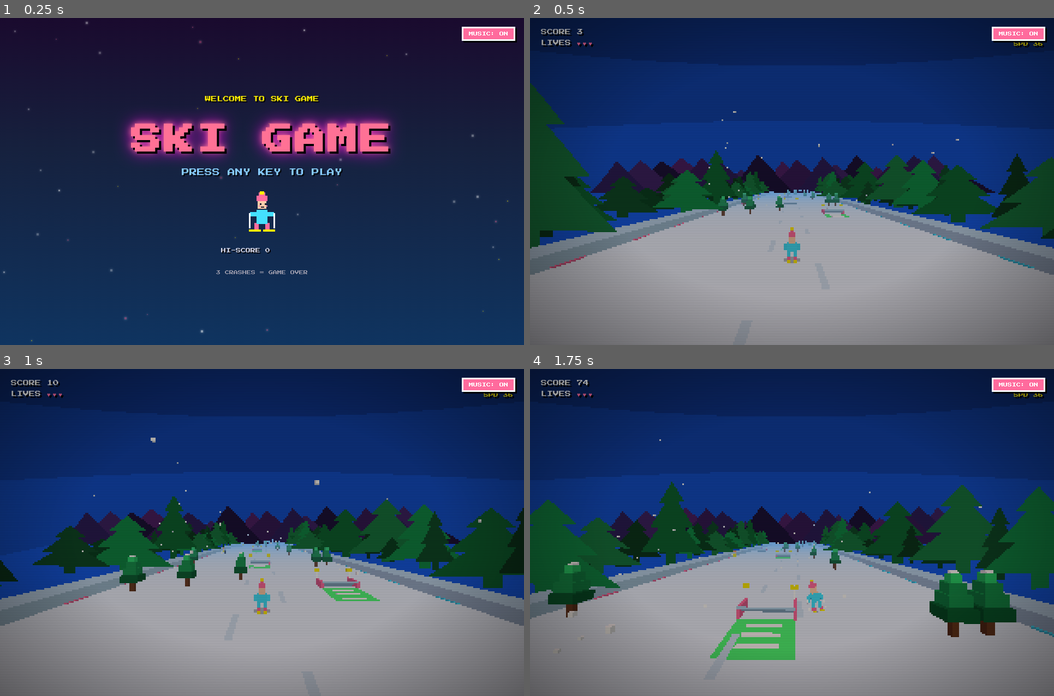
Above: before the commit, frames 1-4 (two rows, left to right).
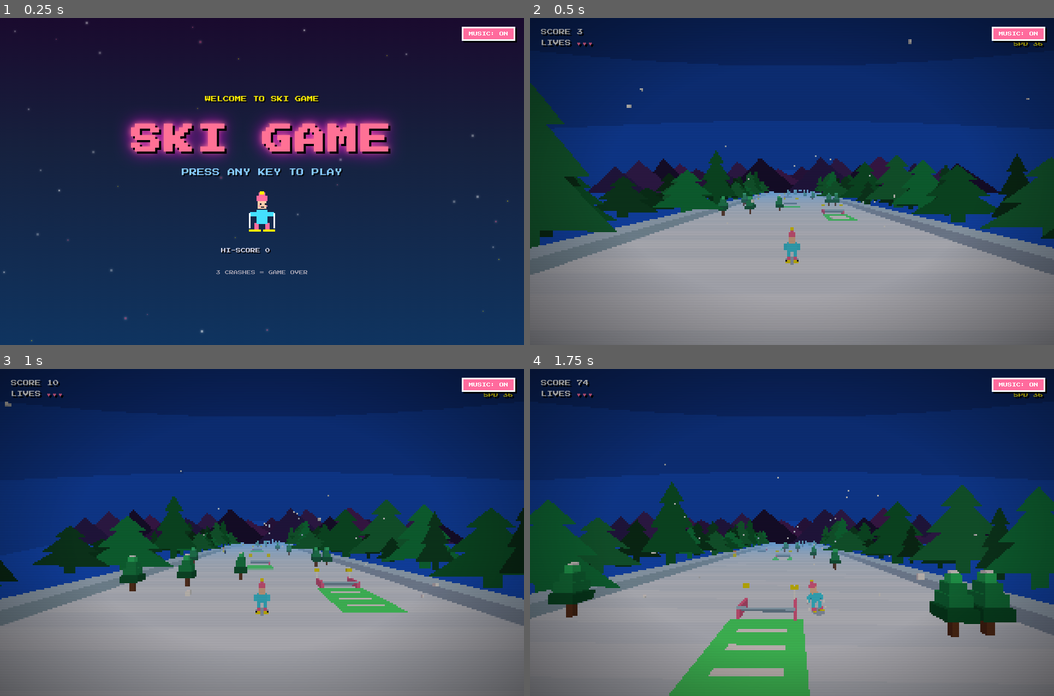
Above: after the commit, the same moments.

Repository: justinhj/skigame
Game: browser game, page index.html
Same seed, same stepped clock (60 frames per second), same inputs: the game is played once before the commit and once after it.
Inputs:
- Up to frame 1 (0.25 s): no input
- Up to frame 2 (0.5 s): click "PRESS ANY KEY TO PLAY" at 0.27 s
- Up to frame 3 (1 s): no input
- Up to frame 4 (1.75 s): hold Right 1.03-1.53 s; tap Space at 1.1, 1.6 s; hold Left from 1.58 s (still down)

Frame 1 is identical in both runs. In frame 2, 1.4% of the frame differs, in the area x 3-97%, y 6-77%; in frame 3, 1.8%; in frame 4, 4.6%, in the area x 7-100%, y 21-100%.

Commit message:
fix super jump and some aesthetics

Diff:
--- a/index.html
+++ b/index.html
@@ -887,7 +887,7 @@
 track.rotation.x = TRACK_PITCH;
 scene.add(track);
 
-// ─── Snow slope ─────────────────────────────────────────────
+// ─── Snow slope with subtle OutRun-style horizontal road bands ──
 const SLOPE_W = 28;
 const SLOPE_LEN = 180;
 const slopeGeo = new THREE.PlaneGeometry(SLOPE_W, SLOPE_LEN, 1, 1);
@@ -897,6 +897,28 @@
 slope.position.set(0, 0, -SLOPE_LEN / 2 + 16);
 track.add(slope);
 
+// Subtle horizontal road bands (OutRun-style alternating shading)
+const roadBandCount = 36;
+const roadBands = [];
+const bandLength = 2.5;
+const bandSpacing = 5.0;
+const roadBandGeo = new THREE.PlaneGeometry(SLOPE_W, bandLength);
+// Subtle pale icy blue tone with slight transparency for a gentle, integrated look
+const roadBandMat = new THREE.MeshLambertMaterial({
+  color: 0xd8e8f6,
+  flatShading: true,
+  transparent: true,
+  opacity: 0.55,
+});
+
+for (let i = 0; i < roadBandCount; i++) {
+  const b = new THREE.Mesh(roadBandGeo, roadBandMat);
+  b.rotation.x = -Math.PI / 2;
+  b.position.set(0, 0.015, -i * bandSpacing);
+  track.add(b);
+  roadBands.push(b);
+}
+
 // Side banks / edge markers
 function makeBank(x) {
   const g = new THREE.BoxGeometry(2.5, 1.2, SLOPE_LEN);
@@ -908,30 +930,6 @@
 }
 makeBank(-SLOPE_W / 2 - 0.5);
 makeBank(SLOPE_W / 2 + 0.5);
-
-// Stripe lines on snow for motion feel
-const stripes = [];
-for (let i = 0; i < 28; i++) {
-  const g = new THREE.PlaneGeometry(0.35, 3.5);
-  const m = mat(0xd0e4f5);
-  const mesh = new THREE.Mesh(g, m);
-  mesh.rotation.x = -Math.PI / 2;
-  mesh.position.set((i % 2 === 0 ? -1.5 : 1.5), 0.03, -i * 6);
-  track.add(mesh);
-  stripes.push(mesh);
-}
-
-// Extra perspective guides (lane edges fading into the distance)
-for (const side of [-1, 1]) {
-  for (let i = 0; i < 20; i++) {
-    const g = new THREE.BoxGeometry(0.2, 0.08, 2.2);
-    const m = mat(side < 0 ? 0xff6b9d : 0x44e0ff);
-    const mesh = new THREE.Mesh(g, m);
-    mesh.position.set(side * (SLOPE_W / 2 - 0.8), 0.05, -8 - i * 7);
-    track.add(mesh);
-    stripes.push(mesh); // scroll with stripes
-  }
-}
 
 // Sky gradient via large sphere (world space, not pitched)
 const skyGeo = new THREE.SphereGeometry(260, 16, 12);
@@ -1117,9 +1115,12 @@
 }
 
 // Skis (tips point forward in local +Z, then mesh is spun 180°)
-const skiL = box(0.22, 0.06, 1.4, C.yellow, -0.22, 0.05, 0.1);
-const skiR = box(0.22, 0.06, 1.4, C.yellow, 0.22, 0.05, 0.1);
-playerMesh.add(skiL, skiR);
+// Skis with a dark outline underbody base for crisp sprite separation
+const skiL = box(0.24, 0.06, 1.4, C.yellow, -0.22, 0.05, 0.1);
+const skiR = box(0.24, 0.06, 1.4, C.yellow, 0.22, 0.05, 0.1);
+const skiBaseL = box(0.26, 0.02, 1.42, 0x0a1020, -0.22, 0.015, 0.1);
+const skiBaseR = box(0.26, 0.02, 1.42, 0x0a1020, 0.22, 0.015, 0.1);
+playerMesh.add(skiL, skiR, skiBaseL, skiBaseR);
 
 // Boots
 playerMesh.add(box(0.22, 0.22, 0.28, C.pink, -0.22, 0.2, 0.05));
@@ -1163,14 +1164,16 @@
 playerMesh.add(box(0.08, 0.05, 0.04, 0xff8899, 0.16, 1.22, 0.2));
 playerMesh.add(box(0.12, 0.04, 0.04, C.black, 0, 1.18, 0.2));
 
-// Shadow (on root so it doesn't spin with facing)
+// Shadow (small grey ellipse on the snow surface, parented directly to track)
 const shadow = new THREE.Mesh(
-  new THREE.CircleGeometry(0.55, 12),
-  new THREE.MeshBasicMaterial({ color: 0x000000, transparent: true, opacity: 0.25 })
+  new THREE.CircleGeometry(0.55, 16),
+  new THREE.MeshBasicMaterial({ color: 0x4a5d73, transparent: true, opacity: 0.5 })
 );
 shadow.rotation.x = -Math.PI / 2;
-shadow.position.y = 0.03;
-player.add(shadow);
+// Squeeze X to make it a neat, retro elliptical shadow
+shadow.scale.set(0.75, 1.35, 1);
+shadow.position.set(0, 0.02, 0);
+track.add(shadow);
 
 // ─── Object factories ───────────────────────────────────────
 function makeTree() {
@@ -1221,22 +1224,20 @@
   const g = new THREE.Group();
 
   // Boost approach pad (light green runway right in front of ramp)
-  // Ramp approaches from -Z towards +Z. The player reaches the approach zone first,
-  // which is in front (downhill/facing camera = local +Z relative to the ramp).
-  // Length 4.5, width 3.2, centered at z = +3.2 in local ramp space.
-  const boostGeo = new THREE.PlaneGeometry(3.2, 4.5);
+  // Length 7.0, width 4.0, extends from z = +1.0 to z = +8.0 in front of ramp
+  const boostGeo = new THREE.PlaneGeometry(4.0, 7.0);
   const boostMat = new THREE.MeshLambertMaterial({
     color: C.boostGreen,
     flatShading: true,
   });
   const boostPad = new THREE.Mesh(boostGeo, boostMat);
   boostPad.rotation.x = -Math.PI / 2;
-  boostPad.position.set(0, 0.02, 3.2);
+  boostPad.position.set(0, 0.02, 4.5);
   g.add(boostPad);
 
-  // Chevron directional arrows on the boost zone pointing forward into the ramp (-Z)
+  // Chevron directional arrows on the boost zone pointing into the ramp (-Z)
   for (let c = -1; c <= 1; c++) {
-    const chev = box(1.8, 0.03, 0.35, 0xffffff, 0, 0.03, 3.2 + c * 1.2);
+    const chev = box(2.4, 0.03, 0.45, 0xffffff, 0, 0.03, 4.5 + c * 1.8);
     g.add(chev);
   }
 
@@ -1273,6 +1274,50 @@
   f.userData.drift = (Math.random() - 0.5) * 2;
   track.add(f);
   flakes.push(f);
+}
+
+// Skier snow spray particles (emitted when turning left/right)
+const sprayParticles = [];
+const sprayGeo = new THREE.BoxGeometry(0.13, 0.13, 0.13);
+const sprayMatWhite = mat(C.white);
+const sprayMatIce = mat(0xcfe2ed);
+
+for (let i = 0; i < 36; i++) {
+  const p = new THREE.Mesh(sprayGeo, i % 2 === 0 ? sprayMatWhite : sprayMatIce);
+  p.visible = false;
+  p.userData.life = 0;
+  p.userData.maxLife = 0.35;
+  p.userData.vx = 0;
+  p.userData.vy = 0;
+  p.userData.vz = 0;
+  track.add(p);
+  sprayParticles.push(p);
+}
+
+function emitSpray(dir, spd) {
+  let emitted = 0;
+  const count = 3 + Math.floor(Math.random() * 3);
+  const speedRatio = spd / BASE_SPEED;
+
+  for (const p of sprayParticles) {
+    if (!p.visible) {
+      p.visible = true;
+      p.userData.life = 0;
+      p.userData.maxLife = 0.25 + Math.random() * 0.15;
+      // Start behind the skis
+      p.position.set(
+        state.playerX + (Math.random() - 0.5) * 0.4 - dir * 0.25,
+        0.06 + Math.random() * 0.1,
+        0.5 + Math.random() * 0.4
+      );
+      // Spray shoots outward opposite to carve direction and upward/backward
+      p.userData.vx = -dir * (4 + Math.random() * 6) * speedRatio;
+      p.userData.vy = (2.5 + Math.random() * 3.5) * speedRatio;
+      p.userData.vz = (spd * 0.5 + Math.random() * 8);
+      emitted++;
+      if (emitted >= count) break;
+    }
+  }
 }
 
 // ─── Spawning ───────────────────────────────────────────────
@@ -1517,16 +1562,13 @@
 
 function isPlayerInBoostZone() {
   const px = state.playerX;
-  const pz = 0;
   for (const o of state.objects) {
     if (o.type === 'jump' && !o.used) {
-      // The boost pad is centered at o.x, and o.z + 3.2
-      // X range: o.x ± 1.7
-      // Z range on track: (o.z + 3.2 - 2.25) to (o.z + 3.2 + 2.25) = [o.z + 0.95, o.z + 5.45]
-      // Pad passes player (pz = 0) when 0 is in [o.z + 0.95, o.z + 5.45], meaning o.z in [-5.45, -0.95]
-      const padCenterZ = o.z + 3.2;
-      const inZ = Math.abs(pz - padCenterZ) <= 2.3;
-      const inX = Math.abs(px - o.x) <= 1.7;
+      // The boost pad is centered at (o.x, o.z + 4.5), length 7.0, width 4.0
+      // In world Z, it extends from o.z + 1.0 to o.z + 8.0 in front of the ramp
+      // Player at Z = 0 is on the pad when o.z is between -8.0 and -1.0
+      const inZ = o.z >= -8.0 && o.z <= -1.0;
+      const inX = Math.abs(px - o.x) <= 2.2;
       if (inZ && inX) {
         return o;
       }
@@ -1550,7 +1592,7 @@
 
   if (state.onGround && state.isCrouching) {
     state.isCrouching = false;
-    const isCharged = state.crouchChargeTime >= 0.15; // Fully charged after ~0.15s
+    const isCharged = state.crouchChargeTime >= 0.08; // responsive charge
     const boostRamp = isPlayerInBoostZone();
 
     if (isCharged && boostRamp) {
@@ -1707,6 +1749,9 @@
     // idle bob on menu
     player.position.set(0, Math.sin(state.anim * 2) * 0.15, 0);
     player.rotation.y = Math.sin(state.anim * 0.8) * 0.3;
+    shadow.position.set(0, 0.02, 0);
+    shadow.scale.set(0.75, 1.35, 1);
+    shadow.material.opacity = 0.5;
     camera.position.set(0, 9.5, 13);
     camera.lookAt(0, -1.5, -18);
     // gentle mountain drift on menu
@@ -1780,6 +1825,11 @@
     }
     const half = SLOPE_W / 2 - 1.2;
     state.playerX = Math.max(-half, Math.min(half, state.playerX));
+
+    // Emit snow spray particles from skis when steering/carving
+    if (Math.abs(steerInput) > 0.1) {
+      emitSpray(Math.sign(steerInput), state.speed);
+    }
   } else if (!state.isManualJump) {
     const rotSpeed = 7.5; // radians per second
     if (state.touchActive) {
@@ -1927,16 +1977,38 @@
   player.position.y = state.playerY;
   player.position.z = 0;
 
+  // Ground shadow stays on snow surface beneath skier and scales down with jump height
+  shadow.position.x = state.playerX;
+  shadow.position.z = 0;
+  const shadowFactor = Math.max(0.2, 1.0 / (1.0 + state.playerY * 0.45));
+  shadow.scale.set(0.75 * shadowFactor, 1.35 * shadowFactor, 1);
+  shadow.material.opacity = Math.max(0.12, 0.5 * shadowFactor);
+
   const move = state.speed * dt;
   state.distance += move;
 
   // Score scales with level speed
   state.score += (state.speed * 0.4) * dt;
 
-  // Move stripes / lane markers
-  for (const s of stripes) {
-    s.position.z += move;
-    if (s.position.z > 18) s.position.z -= 170;
+  // Move subtle OutRun road bands
+  for (const b of roadBands) {
+    b.position.z += move;
+    if (b.position.z > 18) b.position.z -= roadBandCount * bandSpacing;
+  }
+
+  // Move snow spray particles
+  for (const p of sprayParticles) {
+    if (p.visible) {
+      p.userData.life += dt;
+      if (p.userData.life >= p.userData.maxLife) {
+        p.visible = false;
+      } else {
+        p.position.x += p.userData.vx * dt;
+        p.position.y += p.userData.vy * dt;
+        p.userData.vy -= 12 * dt; // gravity on snow spray
+        p.position.z += (move + p.userData.vz) * dt;
+      }
+    }
   }
 
   // Parallax mountains
@@ -1979,17 +2051,22 @@
           o.used = true;
           o.mesh.userData.used = true;
 
+          // If player was holding Space or crouching when hitting the ramp, grant Super Jump!
+          const isSuper = state.isCrouching || state.keys.space;
+          const boostMult = isSuper ? 1.732 : 1.0;
+
           state.onGround = false;
           state.isManualJump = false;
-          state.velY = 8 + state.speed * 0.12;
+          state.isCrouching = false;
+          state.velY = (8 + state.speed * 0.12) * boostMult;
           state.airTime = 0;
           state.cumulativeAirRotation = 0;
-          sfx.playJump(false);
-
-          const jumpPts = Math.floor(state.speed * 1.2);
+          sfx.playJump(isSuper);
+
+          const jumpPts = Math.floor(state.speed * (isSuper ? 4.0 : 1.2));
           state.score += jumpPts;
-          comboEl.textContent = `JUMP +${jumpPts}`;
-          setTimeout(() => { if (comboEl.textContent.startsWith('JUMP')) comboEl.textContent = ''; }, 700);
+          comboEl.textContent = isSuper ? `SUPER JUMP! +${jumpPts}` : `JUMP +${jumpPts}`;
+          setTimeout(() => { if (comboEl.textContent.startsWith('JUMP') || comboEl.textContent.startsWith('SUPER')) comboEl.textContent = ''; }, 1000);
         } else if (o.type === 'tree') {
           // Trees are tall and cannot be cleared by manual jump (need playerY >= 2.0 to clear)
           if (state.playerY < 2.0) {
Not shown, changed: AGENTS.md
